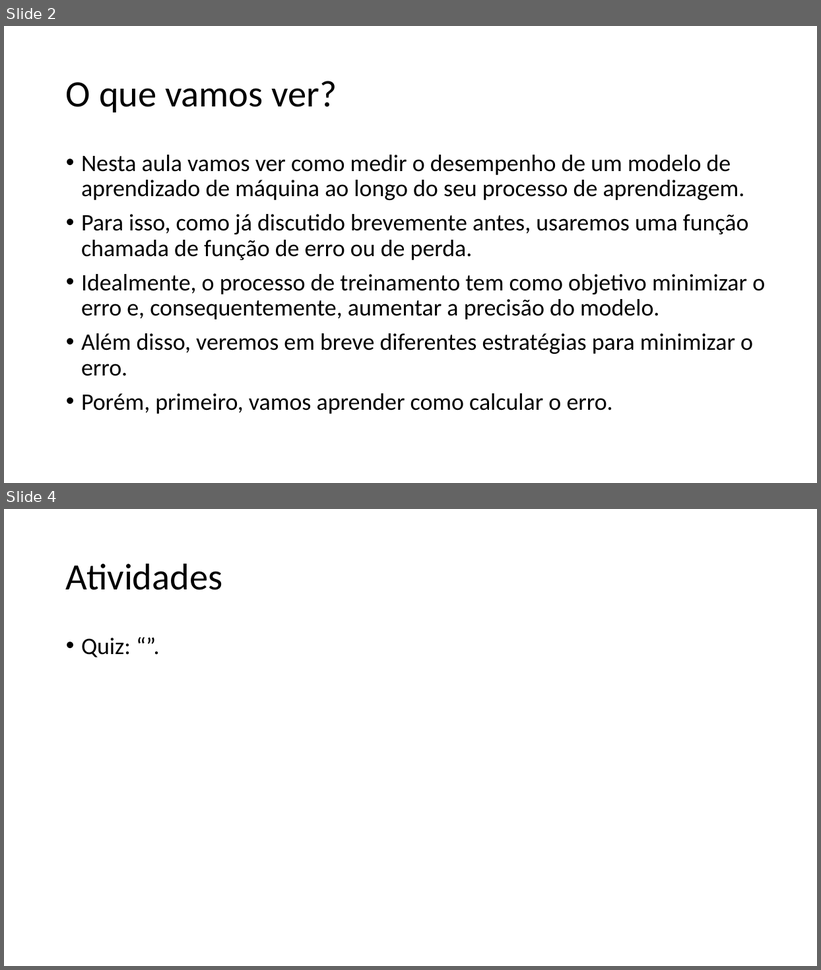
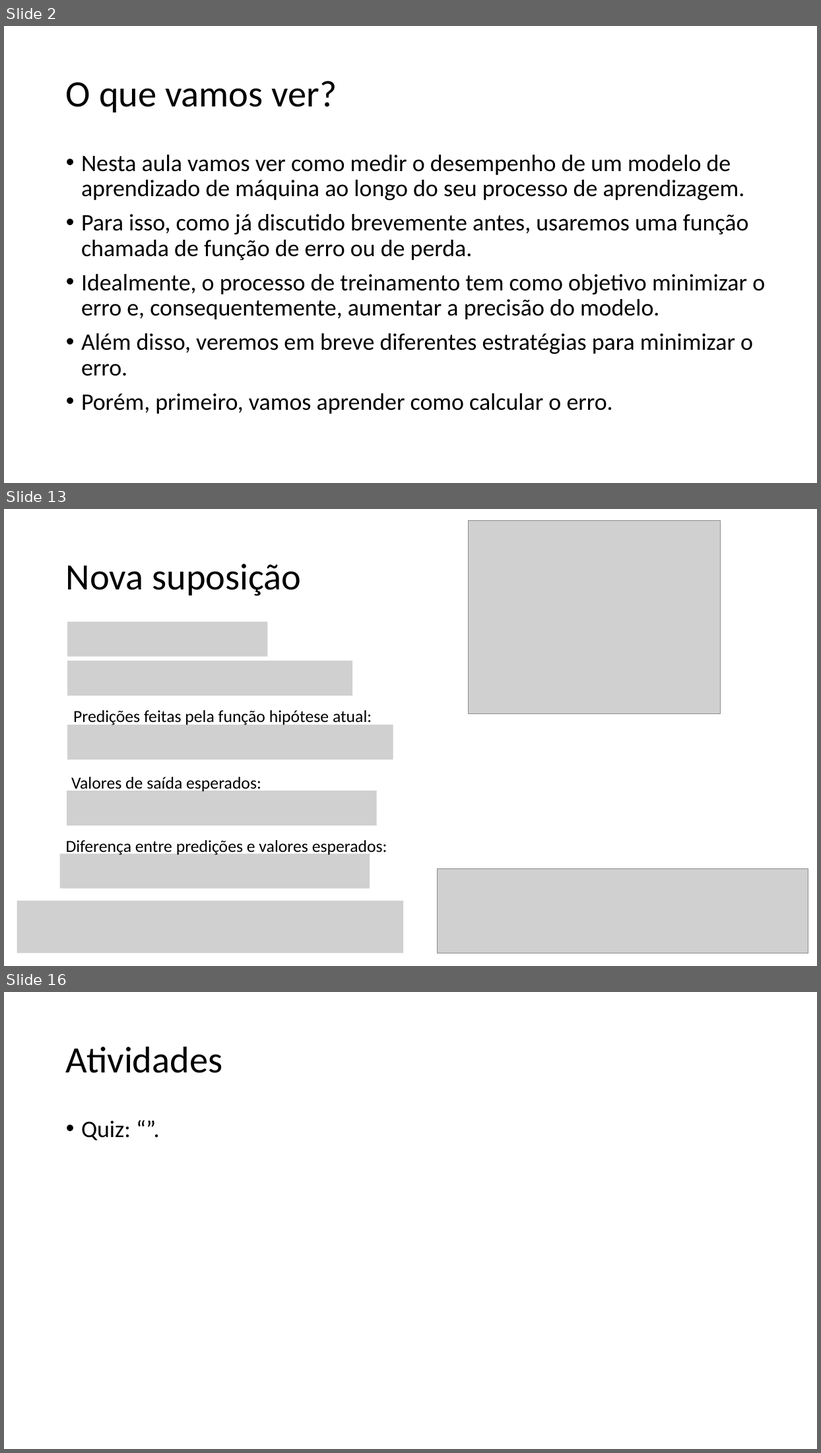
Before and after one commit to zz4fap/tp557-iot-ml, a slide deck: slides/TP557_5_Medindo_a_precisão_de_um_modelo_de_ML.pptx. Shown one above the other, each under a label of ours: slides 2 and 4 before the commit, slides 2, 13 and 16 after it; the slides between them are not shown. The pictures are 821x970 and 821x1453 pixels, drawn with LibreOffice and Linux fonts; fonts in the diff are those of the drawing; grey boxes stand for pictures. Boxes give left, top, right and bottom in pixels: in the first picture for what was removed or moved away, otherwise in the second. Text is boxed around its words. In the diff, an @@ line names an element or a change of style, - is before the commit and + after.

```diff
--- a/slides/TP557_5_Medindo_a_precisão_de_um_modelo_de_ML.pptx
+++ b/slides/TP557_5_Medindo_a_precisão_de_um_modelo_de_ML.pptx
@@ slide 13 added at <box>4,509,817,966</box>, background #FFFFFF @@
@@ picture added at <box>469,521,721,714</box> @@
@@ title added at <box>66,564,301,596</box>, 44 pt, text #000000 @@
+Nova suposição
@@ picture added at <box>67,622,267,657</box> @@
@@ picture added at <box>67,661,353,696</box> @@
@@ picture added at <box>67,725,393,760</box> @@
@@ text added at <box>73,710,372,726</box>, 20 pt, text #000000 @@
+Predições feitas pela função hipótese atual:
@@ text added at <box>71,777,261,793</box>, 20 pt, text #000000 @@
+Valores de saída esperados:
@@ picture added at <box>67,791,377,826</box> @@
@@ text added at <box>66,840,387,856</box>, 20 pt, text #000000 @@
+Diferença entre predições e valores esperados:
@@ picture added at <box>60,854,370,889</box> @@
@@ picture added at <box>437,869,808,954</box> @@
@@ picture added at <box>17,901,403,954</box> @@
@@ what was slide 4 is now slide 16 @@
```
Also in this commit, not shown: 13 other slides added, 1 slide removed, 3 other files.
